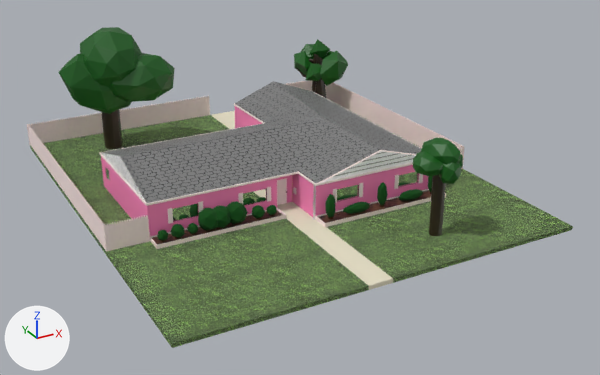
The glTF model Gangsta Wizards/Main/BUILDINGS/Residential/R-3/123 Rainey Street.glb as it was, and as the next commit left it.
One viewpoint serves both versions: a 50 mm camera at (-27.6, -52.8, 26.1) aimed at (0.5, -1.6, 0.5). Every picture has the same lights, and +X, +Y and +Z are marked at lower left. The picture after the commit comes second. Objects named as collision shapes, trigger or cutter boxes, shadow casters or lower levels of detail are left out. Where no turn or scale is listed for an object, it has been applied to the vertices. Vertices at exactly the same position are counted once.

The first picture shows 'Door', 'Driveway', 'Exterior Walls', 'Fence', 'Flower Bed', 'Flowerbed', 'Ground', 'Leaves', 'Leaves.001', 'Leaves.002', 'Mailbox', 'Roof', 'Shrubbery', 'Shutters', 'Trunk', 'Walway', 'Window' and 1 more.
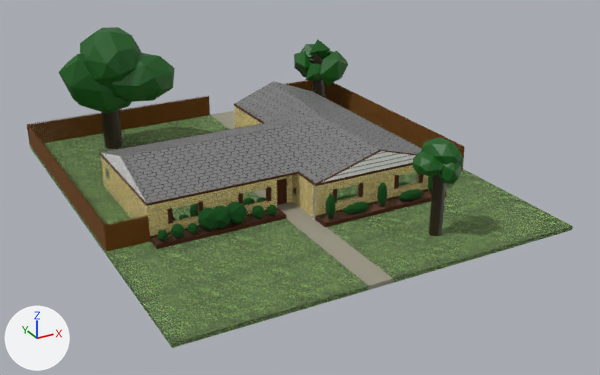
Boxes [x1, y1, x2, y2] around the edits, measured in the pictures (600 x 375 px):
'Roof', recoloured
    both: [99, 84, 422, 206]
'Fence', recoloured
    both: [27, 80, 465, 251]
'Exterior Walls', surface changed
    both: [101, 106, 429, 236]
'Walway', recoloured (pale yellow to grey)
    both: [277, 202, 393, 290]
'Flowerbed', recoloured (grey to brown)
    both: [150, 208, 286, 249]
'Flower Bed', recoloured (grey to brown)
    both: [315, 189, 446, 227]
'Shutters', recoloured
    both: [167, 173, 423, 224]
'Driveway', recoloured (pale yellow to grey)
    both: [211, 111, 235, 129]
'Door', recoloured (darker)
    both: [277, 178, 287, 205]
'Mailbox', recoloured
    both: [293, 187, 296, 195]
part 3 of me_cube_026, recoloured
    both: [99, 91, 422, 206]

Patch to the scene script:
```diff
--- a/Gangsta Wizards/Main/BUILDINGS/Residential/R-3/123 Rainey Street.glb.py
+++ b/Gangsta Wizards/Main/BUILDINGS/Residential/R-3/123 Rainey Street.glb.py
@@ img_yellow_brick @@
+img_yellow_brick = load_image('Yellow Brick', '_unpacked/Yellow_Brick', 364, 297, 'sRGB')
@@ mat_conc @@
 mat_conc = principled_material('Conc')
-mat_conc.base_color = (0.8, 0.746, 0.571)  # pale yellow #e7e0c7
+mat_conc.base_color = (0.327, 0.306, 0.236)  # grey #9b9685
 mat_conc.roughness = 1.0
@@ mat_ext_walls @@
 mat_ext_walls = principled_material('Ext Walls')
-mat_ext_walls.base_color = (1.0, 0.243, 0.513)  # pink #ff87be
+mat_ext_walls.texture = img_yellow_brick
 mat_ext_walls.roughness = 1.0
@@ mat_fence_paint @@
 mat_fence_paint = principled_material('Fence Paint')
-mat_fence_paint.base_color = (1.0, 0.833, 0.808)  # pale pink #ffebe8
+mat_fence_paint.base_color = (0.16, 0.0531, 0.0)  # brown #6f4100
 mat_fence_paint.roughness = 1.0
@@ me_cube_030 @@
 me_cube_030.from_pydata(...)  # 16 vertices, 28 faces; spans x -9.0..1.58, y -0.69..0.69, z -0.23..0.23
 # used by ob_flower_bed; location = (8.03, -7.26, 0.24)
+# me_cube_030 part 1: all 26 faces that had it switch from mat_fence_paint (pale pink #ffebe8) to mat_wood (brown #4a2000)
 me_cube_030.materials.append(mat_dirt)
@@ me_cube_028 @@
 me_cube_028.from_pydata(...)  # 16 vertices, 28 faces; spans x -12.37..-2.69, y -5.37..-4.0, z 0.01..0.47
 # used by ob_flowerbed; location = (0.0, 0.0, 0.0)
+# me_cube_028 part 2: all 26 faces that had it switch from mat_fence_paint (pale pink #ffebe8) to mat_wood (brown #4a2000)
 me_cube_028.materials.append(mat_dirt)
@@ me_cube_026 @@
 me_cube_026.from_pydata(...)  # 196 vertices, 383 faces; spans x -9.3..12.8, y -3.1..16.4, z -0.5..1.2
 # used by ob_roof; location = (-3.14, -3.59, 3.26)
+# me_cube_026 part 3: all 194 faces that had it switch from mat_fence_paint (pale pink #ffebe8) to mat_wood (brown #4a2000)
 me_cube_026.materials.append(mat_roof)
@@ me_cube_013 @@
 me_cube_013.from_pydata(...)  # 159 vertices, 295 faces; spans x -0.85..0.07, y -0.15..0.15, z -1.07..1.07
 # used by ob_door; location = (-1.46, -3.01, 1.08)
+# me_cube_013 part 4: all 172 faces that had it switch from mat_fence_paint (pale pink #ffebe8) to mat_wood (brown #4a2000)
 me_cube_013.materials.append(mat_brass_door)
@@ me_cube_017 @@
 me_cube_017.from_pydata(...)  # 64 vertices, 96 faces; spans x -9.9..25.3, y -0.3..29.2, z -0.3..0.3
-me_cube_017.materials.append(mat_fence_paint)  # pale pink #ffebe8
+me_cube_017.materials.append(mat_wood)  # brown #4a2000
```
